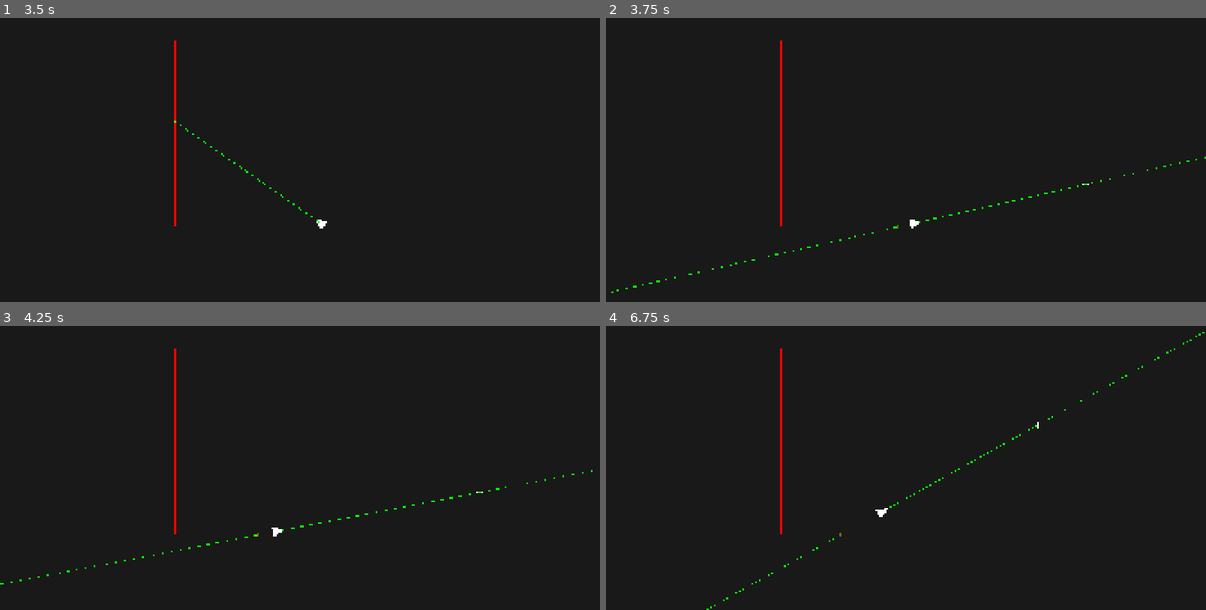
Above: before the commit, frames 1-4 (two rows, left to right).
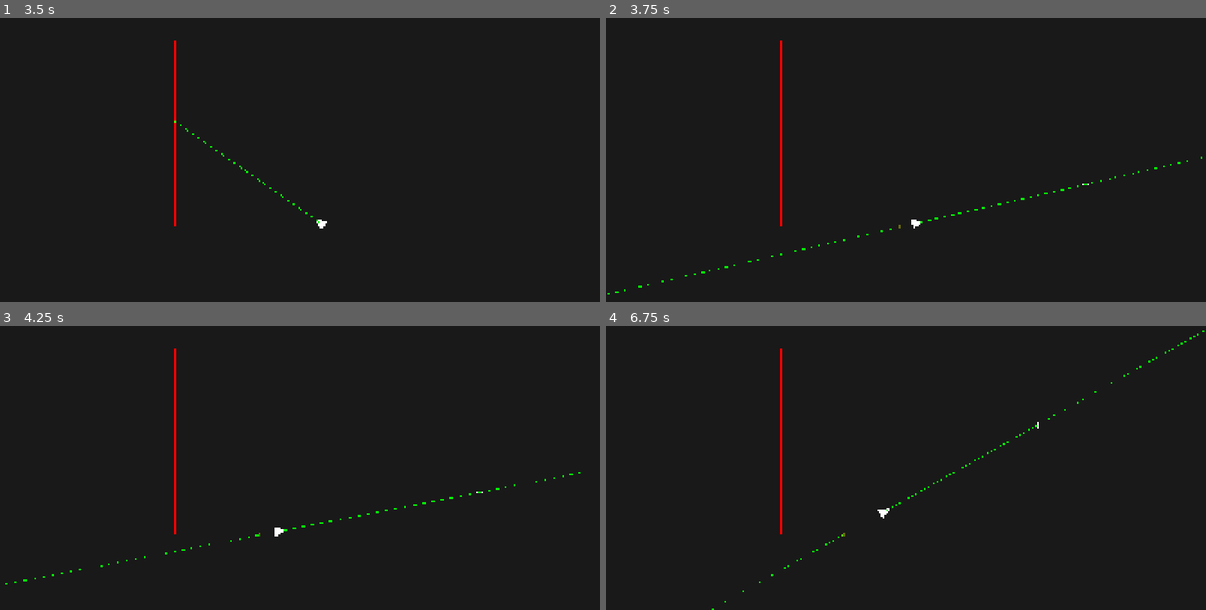
Above: after the commit, the same moments.

Repository: AlonKellner-RedHat/ricochet-game-v2
Game: Godot game, scene res://scenes/open_room_playable.tscn
The game is run twice, just before and just after one commit, with the same random seed, the same clock (stepped at 60 frames per second) and the same inputs.
Inputs (mouse positions are in pixels of both pictures, inside the frame that each line leads up to):
- Up to frame 1 (3.5 s): tap Enter at 0.5, 2.75 s; move the mouse to (432, 117) at 0.52 s; hold D (move_right) 0.53-1.25 s; hold Space (fire) 0.53-1.25 s; click (432, 117) at 0.67 s; drag from (180, 151) to (270, 199) at 1.27 s; move the mouse to (360, 60) at 2.02 s; hold D (move_right) 2.03-2.75 s; hold Shift 2.03-2.75 s; tap Space (fire) at 2.3 s; drag from (270, 199) to (120, 83) at 2.77 s
- Up to frame 2 (3.75 s): tap Space (fire) at 3.5 s; move the mouse to (1086, 182) at 3.52 s; hold A (move_left) from 3.53 s (still down); hold Space (fire) from 3.53 s (still down); tap Ctrl at 3.6 s
- Up to frame 3 (4.25 s): keep holding A (move_left); keep holding Space (fire)
- Up to frame 4 (6.75 s): release A (move_left) at 4.25 s; release Space (fire) at 4.25 s; drag from (726, 391) to (816, 357) at 4.27 s; tap Enter at 5 s; move the mouse to (936, 442) at 5.02 s; hold S (move_down) 5.03-5.75 s; hold Space (fire) 5.03-5.75 s; click (936, 442) at 5.17 s; drag from (816, 357) to (786, 459) at 5.77 s; move the mouse to (1038, 425) at 6.52 s; hold W (move_up) from 6.53 s (still down); hold Shift from 6.53 s (still down)

Frame 1 is identical in both runs. In frame 2, 0.2% of the frame differs, in the area x 0-100%, y 48-98%; in frame 3, 0.2%; in frame 4, 0.3%, in the area x 16-100%, y 1-100%.

Commit message:
Replace instant skip with 10x speed-up per keypress
Non-movement keys during flight multiply arrow speed by 10x instead
of instantly completing. Multiple presses stack (10x, 100x, 1000x...).
The arrow "blinks" through the remaining path rather than vanishing.
Speed resets to 1x on each new flight.

Co-Authored-By: Claude Opus 4.6 <noreply@anthropic.com>

Diff:
--- a/scripts/game/arrow_animator.gd
+++ b/scripts/game/arrow_animator.gd
@@ -13,6 +13,7 @@
 var _flying := false
 var _arrow_position := Vector2.ZERO
 var _arrow_direction := Vector2.RIGHT
+var _speed_multiplier := 1.0
 
 func _ready() -> void:
 	process_mode = Node.PROCESS_MODE_ALWAYS
@@ -23,6 +24,7 @@
 	_current_step_index = 0
 	_progress_along_step = 0.0
 	_flying = true
+	_speed_multiplier = 1.0
 	visible = true
 	if _path.steps.size() > 0:
 		var step: Tracer.Step = _path.steps[0]
@@ -30,9 +32,9 @@
 		_arrow_direction = (step.end - step.start).normalized()
 	queue_redraw()
 
-func skip_animation() -> void:
+func speed_up() -> void:
 	if _flying:
-		_finish_flight()
+		_speed_multiplier *= 10.0
 
 func is_flying() -> bool:
 	return _flying
@@ -41,7 +43,7 @@
 	if not _flying or _path == null:
 		return
 
-	var distance := ARROW_SPEED * delta
+	var distance := ARROW_SPEED * _speed_multiplier * delta
 	while distance > 0.0 and _current_step_index < _path.steps.size():
 		var step: Tracer.Step = _path.steps[_current_step_index]
 		var step_length: float = step.start.distance_to(step.end)
--- a/scripts/game/game_manager.gd
+++ b/scripts/game/game_manager.gd
@@ -31,7 +31,7 @@
 					is_movement = true
 					break
 			if not is_movement:
-				_arrow_animator.skip_animation()
+				_arrow_animator.speed_up()
 		return
 
 	if event.is_action_pressed("fire"):
--- a/tests/test_stage17_arrow.gd
+++ b/tests/test_stage17_arrow.gd
@@ -25,6 +25,11 @@
 func _fire_at(cursor_pos: Vector2) -> void:
 	_cursor.global_position = cursor_pos
 	_game_mgr._try_fire()
+
+func _fast_forward() -> void:
+	_arrow.speed_up()
+	_arrow.speed_up()
+	_arrow._process(1.0)
 
 func test_stage17_fire_pauses_tree() -> void:
 	_fire_at(Vector2(1200, 540))
@@ -55,17 +60,17 @@
 
 func test_stage17_flight_completed_unpauses() -> void:
 	_fire_at(Vector2(1200, 540))
-	_arrow.skip_animation()
+	_fast_forward()
 	assert_false(get_tree().paused, "Tree should be unpaused after flight completes")
 
 func test_stage17_preview_reappears_after_flight() -> void:
 	_fire_at(Vector2(1200, 540))
-	_arrow.skip_animation()
+	_fast_forward()
 	assert_almost_eq(_renderer.modulate.a, 1.0, 0.01, "Preview should be fully opaque after flight")
 
 func test_stage17_arrow_disappears_after_flight() -> void:
 	_fire_at(Vector2(1200, 540))
-	_arrow.skip_animation()
+	_fast_forward()
 	assert_false(_arrow.visible, "Arrow should be hidden after flight")
 	assert_false(_arrow.is_flying(), "Arrow should not be flying after completion")
 
--- a/tests/test_stage18_skip.gd
+++ b/tests/test_stage18_skip.gd
@@ -26,60 +26,59 @@
 	_cursor.global_position = cursor_pos
 	_game_mgr._try_fire()
 
-func test_stage18_skip_completes_animation() -> void:
+func _fast_forward() -> void:
+	_arrow.speed_up()
+	_arrow.speed_up()
+	_arrow._process(1.0)
+
+func test_stage18_speed_up_accelerates() -> void:
+	_fire_at(Vector2(1200, 540))
+	assert_almost_eq(_arrow._speed_multiplier, 1.0, 0.01, "Should start at 1x")
+	_arrow.speed_up()
+	assert_almost_eq(_arrow._speed_multiplier, 10.0, 0.01, "First speed_up should be 10x")
+	_arrow.speed_up()
+	assert_almost_eq(_arrow._speed_multiplier, 100.0, 0.01, "Second speed_up should be 100x")
+
+func test_stage18_speed_up_completes_flight() -> void:
 	_fire_at(Vector2(1200, 540))
 	assert_true(_arrow.is_flying(), "Arrow should be flying")
-	_arrow.skip_animation()
-	assert_false(_arrow.is_flying(), "Arrow should stop after skip")
-	assert_false(_arrow.visible, "Arrow should be hidden after skip")
+	_fast_forward()
+	assert_false(_arrow.is_flying(), "Arrow should finish after fast-forward")
 
-func test_stage18_skip_unfreezes_game() -> void:
+func test_stage18_speed_up_unfreezes_game() -> void:
 	_fire_at(Vector2(1200, 540))
-	_arrow.skip_animation()
-	assert_false(get_tree().paused, "Game should be unpaused after skip")
+	_fast_forward()
+	assert_false(get_tree().paused, "Game should be unpaused after completion")
 
-func test_stage18_preview_reappears_after_skip() -> void:
+func test_stage18_preview_reappears_after_speed_up() -> void:
 	_fire_at(Vector2(1200, 540))
-	_arrow.skip_animation()
-	assert_almost_eq(_renderer.modulate.a, 1.0, 0.01, "Preview should be fully opaque after skip")
+	_fast_forward()
+	assert_almost_eq(_renderer.modulate.a, 1.0, 0.01, "Preview should be fully opaque after completion")
 
-func test_stage18_wasd_does_not_skip() -> void:
+func test_stage18_wasd_does_not_speed_up() -> void:
 	_fire_at(Vector2(1200, 540))
 	assert_true(_arrow.is_flying(), "Arrow should be flying")
 	var event := InputEventKey.new()
 	event.physical_keycode = KEY_W
 	event.pressed = true
 	_game_mgr._unhandled_input(event)
-	assert_true(_arrow.is_flying(), "WASD should not skip animation")
+	assert_almost_eq(_arrow._speed_multiplier, 1.0, 0.01, "WASD should not speed up")
 
-func test_stage18_non_movement_key_skips() -> void:
+func test_stage18_non_movement_key_speeds_up() -> void:
 	_fire_at(Vector2(1200, 540))
-	assert_true(_arrow.is_flying(), "Arrow should be flying")
 	var event := InputEventKey.new()
 	event.physical_keycode = KEY_ENTER
 	event.pressed = true
 	_game_mgr._unhandled_input(event)
-	assert_false(_arrow.is_flying(), "Non-movement key should skip animation")
+	assert_almost_eq(_arrow._speed_multiplier, 10.0, 0.01, "Non-movement key should speed up 10x")
 
-func test_stage18_fire_during_flight_skips() -> void:
-	_fire_at(Vector2(1200, 540))
-	assert_true(_arrow.is_flying(), "Arrow should be flying")
-	var event := InputEventKey.new()
-	event.physical_keycode = KEY_SPACE
-	event.pressed = true
-	_game_mgr._unhandled_input(event)
-	assert_false(_arrow.is_flying(), "Spacebar during flight should skip")
-
-func test_stage18_fire_during_flight_no_new_shot() -> void:
+func test_stage18_fire_during_flight_speeds_up() -> void:
 	_fire_at(Vector2(1200, 540))
 	var event := InputEventKey.new()
 	event.physical_keycode = KEY_SPACE
 	event.pressed = true
 	_game_mgr._unhandled_input(event)
-	assert_false(_arrow.is_flying(), "Should have skipped")
-	assert_false(get_tree().paused, "Should be unpaused")
-	# Arrow should NOT be flying again — skip doesn't queue a new shot
-	assert_false(_arrow.is_flying(), "No new shot should be queued from skip")
+	assert_almost_eq(_arrow._speed_multiplier, 10.0, 0.01, "Spacebar during flight should speed up")
 
 func test_stage18_echo_keys_ignored() -> void:
 	_fire_at(Vector2(1200, 540))
@@ -88,4 +87,11 @@
 	event.pressed = true
 	event.echo = true
 	_game_mgr._unhandled_input(event)
-	assert_true(_arrow.is_flying(), "Echo key events should not skip")
+	assert_almost_eq(_arrow._speed_multiplier, 1.0, 0.01, "Echo key events should not speed up")
+
+func test_stage18_speed_resets_on_new_flight() -> void:
+	_fire_at(Vector2(1200, 540))
+	_arrow.speed_up()
+	_fast_forward()
+	_fire_at(Vector2(1200, 540))
+	assert_almost_eq(_arrow._speed_multiplier, 1.0, 0.01, "Speed should reset on new flight")
